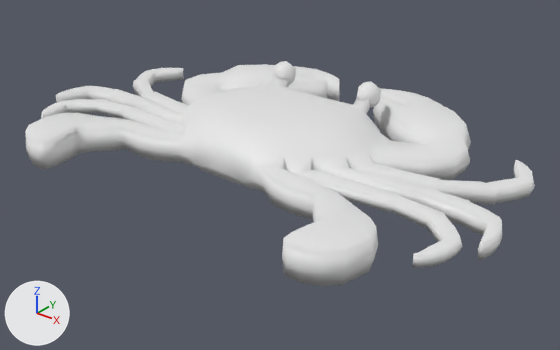
The Blender file Assets/Models/Crab/crab.blend, before and after one commit.
Rendered twice from a 50 mm camera at (4.16, -5.13, 2.81) aimed at (0.18, -0.16, -0.27). Lighting does not change. The marker at lower left points along +X, +Y and +Z.

The first picture shows 'Crab'.
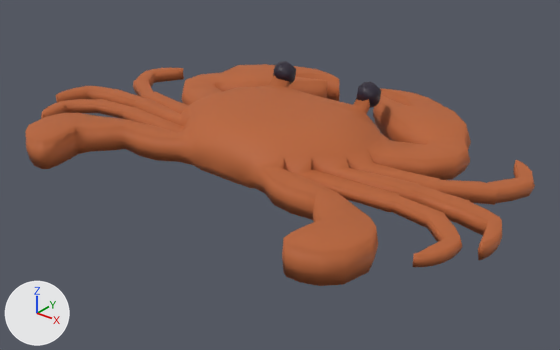
What the commit changed:
Material 'Skin' (mat_skin) is new.
Its base color is (0.496, 0.139, 0.0486) (orange #bb683e).
Its roughness is 0.609.
Its specular ior level is 0.203.
Material 'Eyes' (mat_eyes) is new.
Its base color is (0.0191, 0.0123, 0.0292) (dark purple #261d30).
me_cube_001 has 1128 vertices, 1170 faces and spans x -3.3..3.3, y -2.2..2.06, z -1.0..2.76.
me_cube_001 is used by ob_crab; location (0.0, 0.0, 0.0); scale (0.732, 0.732, 0.158).
me_cube_001 part 1: 1106 of the faces centred in x -3.29..3.29, y -2.19..2.02, z -1.0..1.88 switch from no material to mat_skin (orange #bb683e).
me_cube_001 part 2: 64 of the faces centred in x -0.81..0.81, y 0.91..1.18, z 1.29..2.71 switch from no material to mat_eyes (dark purple #261d30).

Boxes [x1, y1, x2, y2] around the edits, measured in the pictures (560 x 350 px):
part 1 of me_cube_001, recoloured (white to orange): [25, 64, 535, 286] in both
part 2 of me_cube_001, recoloured: [273, 61, 381, 107] in both
